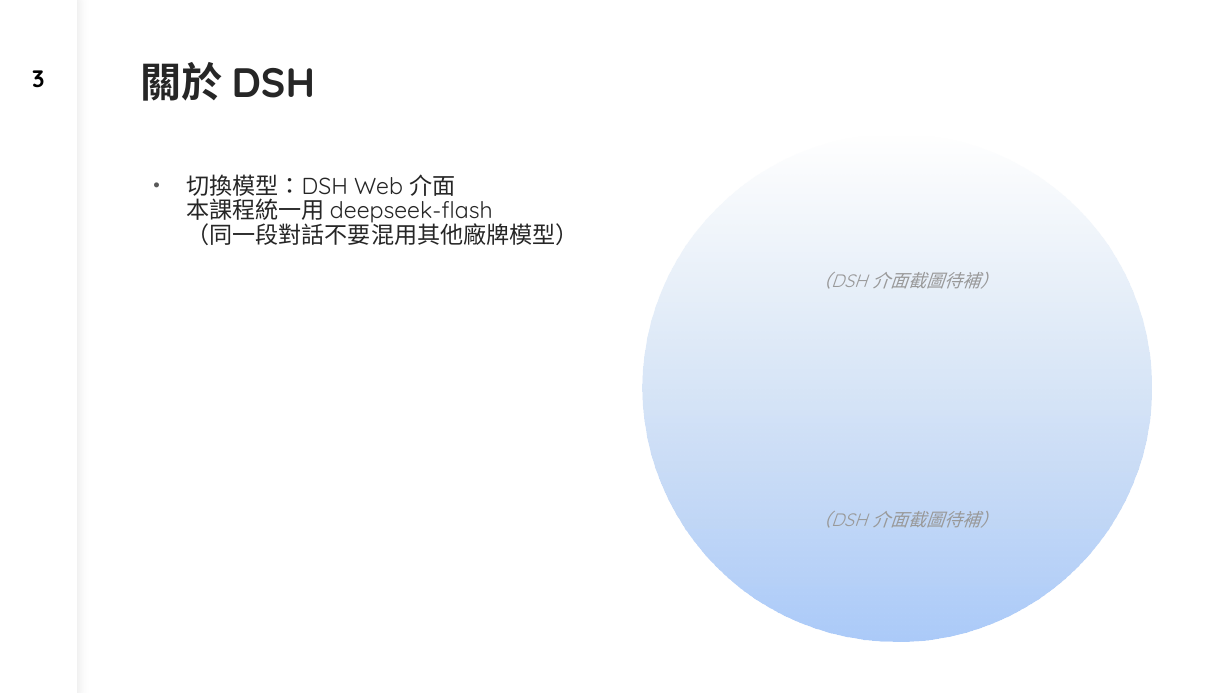
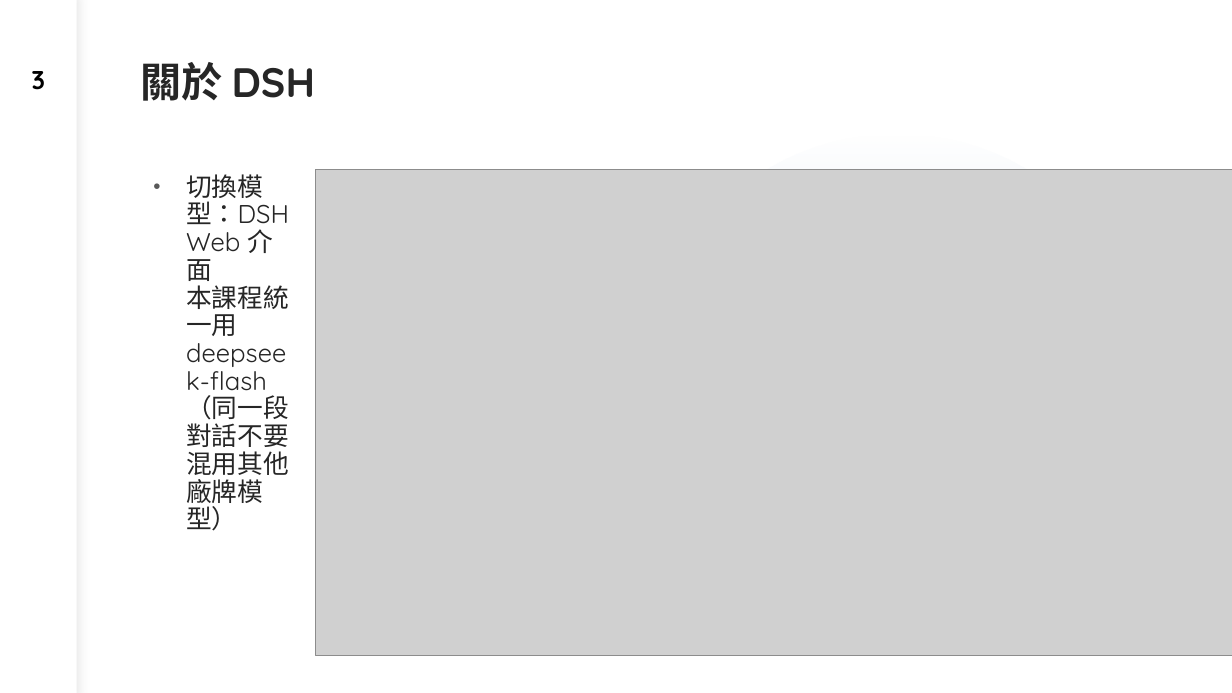
Before and after one commit to dinchentech/tw-selfselect, a slide deck: slide 3 of plans/ppt/TW-SELFSELECT台股買賣自動化系統-W3-講稿版.pptx. Drawn at 1232x693 pixels with LibreOffice and Linux fonts; fonts in the diff are those of the drawing; grey boxes stand for pictures. Boxes give left, top, right and bottom in pixels: in the first picture for what was removed or moved away, otherwise in the second. Text is boxed around its words. In the diff, an @@ line names an element or a change of style, - is before the commit and + after.

```diff
--- a/plans/ppt/TW-SELFSELECT台股買賣自動化系統-W3-講稿版.pptx
+++ b/plans/ppt/TW-SELFSELECT台股買賣自動化系統-W3-講稿版.pptx
@@ page number at (32, 71, 45, 90): size 18.5 to 20 pt; line spacing 0.8 to 0.9 @@
@@ text "切換模型：DSH Web 介面 本課程統一用 deepseek-flash ..." at (186, 174, 289, 531): size 18 to 20 pt; indent changed; line spacing 1.1 to 0.9 @@
@@ picture added at (316, 169, 1232, 656) @@
@@ text removed at (813, 272, 998, 289) @@
-（DSH 介面截圖待補）
@@ text removed at (813, 511, 998, 528) @@
-（DSH 介面截圖待補）
```
Also in this commit, not shown: 9 other slides changed, 1 slide removed, 1 other file.
